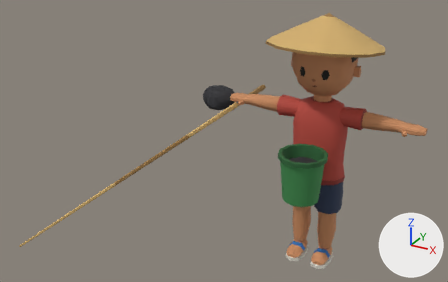
What one commit did to the Blender file blender/SK_VillagerNPC.blend.
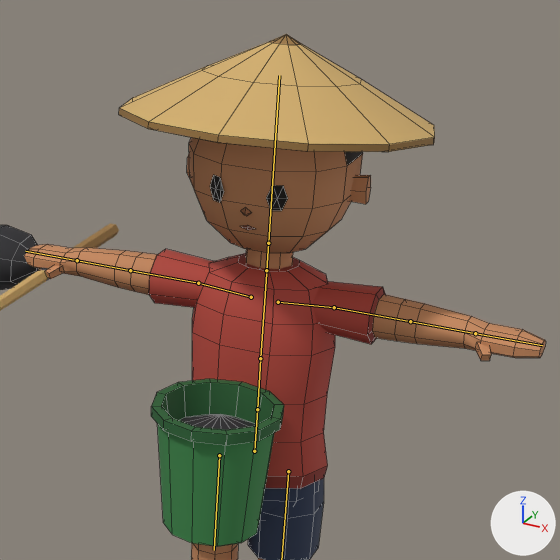
Each version appears first whole from a 50 mm camera at (1.077, -3.07, 2.156) aimed at (-0.235, -0.685, 0.964), and next in a close-up on the part from 49% to 97% of the width and 0% to 75% of the height. Lighting does not change. The marker at lower right points along +X, +Y and +Z. The older version's two pictures come first. The bones that change, and the others that lie on the model, are drawn over the model as lines in the close-ups. The close-ups show mesh edges as thin lines.

Objects in the first close-up: 'SK_VillagerNPC', 'SM_Villager_Bin', 'SM_Villager_FishingRod', 'SM_Villager_TrashBag'.
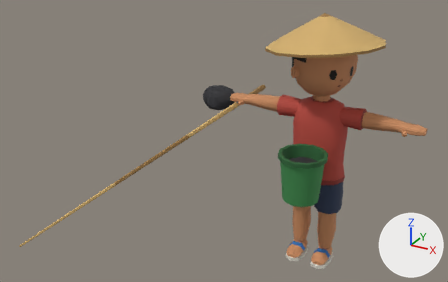
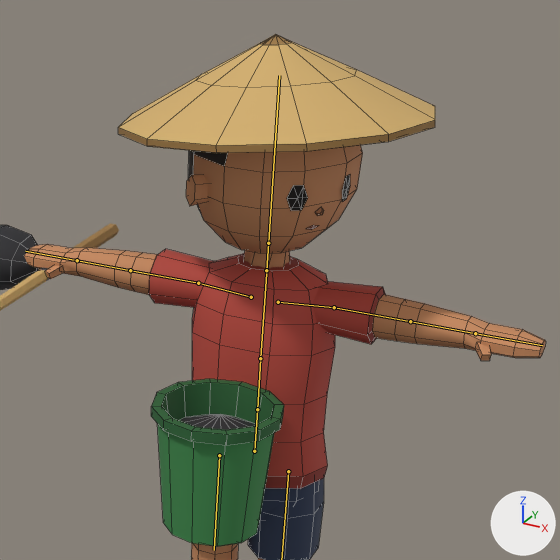
The newer file adds an action. The first version stands in its rest pose; the second is drawn at frame 30 of the action 'Head_Look'.

Where the change shows, as pixel boxes (x1, y1, x2, y2) in the close-ups (560 x 560 px):
'SK_VillagerNPC', posed: (24, 34, 546, 560) in both

The edits, one by one:
Bone 'Neck' (bone_neck) turns from (0, 0, 0) to (0, 21, 0) degrees about its own x, y and z.
Bone 'Head' (bone_head) turns from (0, 0, 0) to (0, 39, 0) degrees about its own x, y and z.
